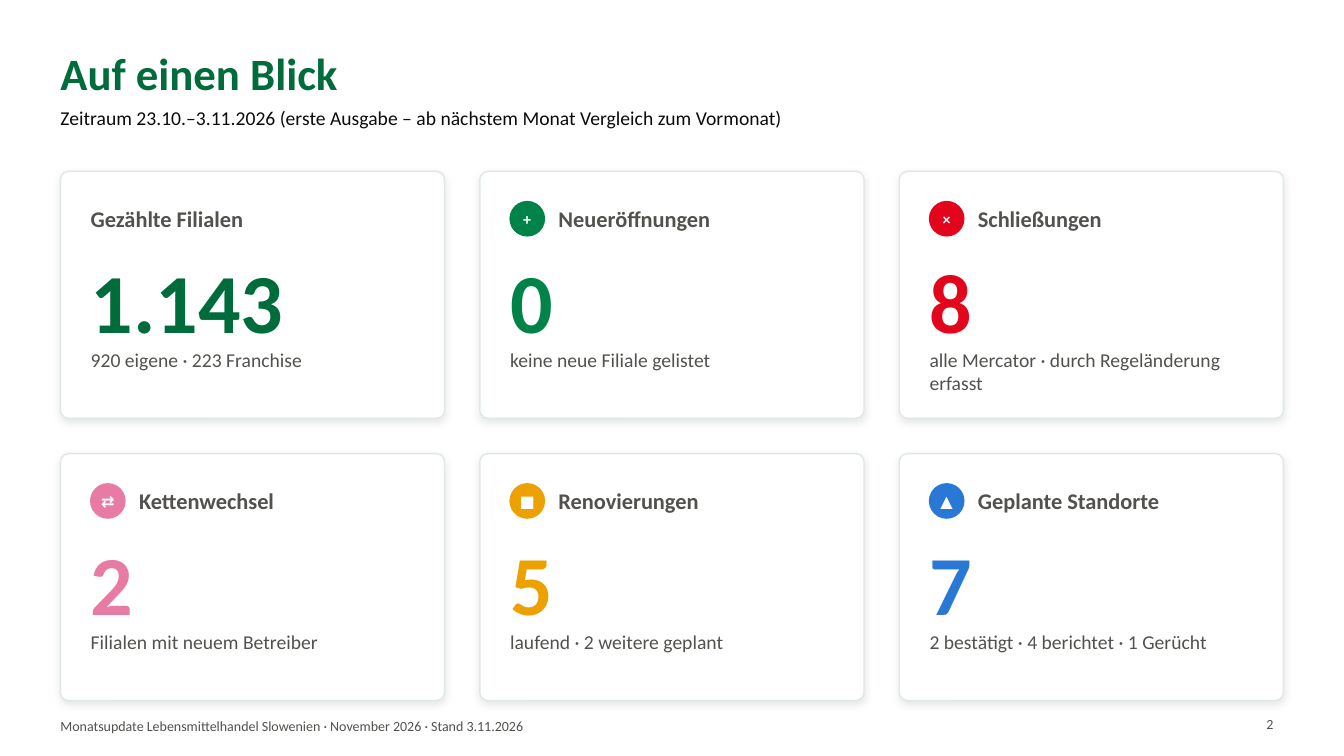
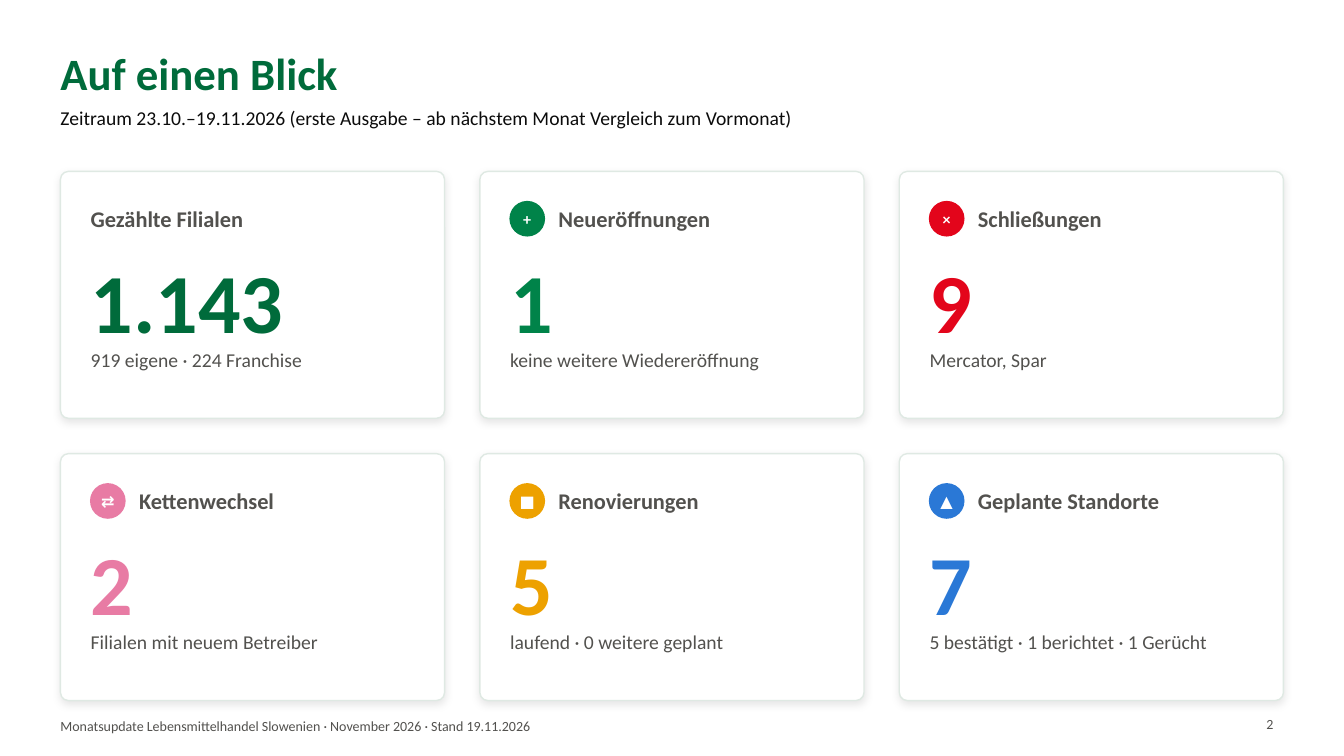
Before and after one commit to petersparnepremicnine-del/filialtracker-update, a slide deck: slide 2 of archiv/2026-11.pptx. Drawn at 1344x756 pixels with LibreOffice and Linux fonts; fonts in the diff are those of the drawing. Boxes give left, top, right and bottom in pixels: in the first picture for what was removed or moved away, otherwise in the second. Text is boxed around its words. In the diff, an @@ line names an element or a change of style, - is before the commit and + after.

```diff
--- a/archiv/2026-11.pptx
+++ b/archiv/2026-11.pptx
@@ text at box(60, 111, 792, 129): text changed @@
-Zeitraum 23.10.–3.11.2026 (erste Ausgabe – ab nächstem Monat Vergleich zum Vormonat)
+Zeitraum 23.10.–19.11.2026 (erste Ausgabe – ab nächstem Monat Vergleich zum Vormonat)
@@ text at box(510, 278, 553, 333): text changed @@
-0
+1
@@ text at box(930, 278, 973, 333): text changed @@
-8
+9
@@ text at box(91, 353, 302, 371): text changed @@
-920 eigene · 223 Franchise
+919 eigene · 224 Franchise
@@ text at box(510, 353, 759, 371): text changed @@
-keine neue Filiale gelistet
+keine weitere Wiedereröffnung
@@ text at box(930, 354, 1047, 370): text changed @@
-alle Mercator · durch Regeländerung erfasst
+Mercator, Spar
@@ text at box(510, 635, 723, 653): text changed @@
-laufend · 2 weitere geplant
+laufend · 0 weitere geplant
@@ text at box(930, 635, 1206, 653): text changed @@
-2 bestätigt · 4 berichtet · 1 Gerücht
+5 bestätigt · 1 berichtet · 1 Gerücht
@@ text at box(60, 721, 531, 734): text changed @@
-Monatsupdate Lebensmittelhandel Slowenien · November 2026 · Stand 3.11.2026
+Monatsupdate Lebensmittelhandel Slowenien · November 2026 · Stand 19.11.2026
```
Also in this commit, not shown: 7 other slides changed, 7 other files.
